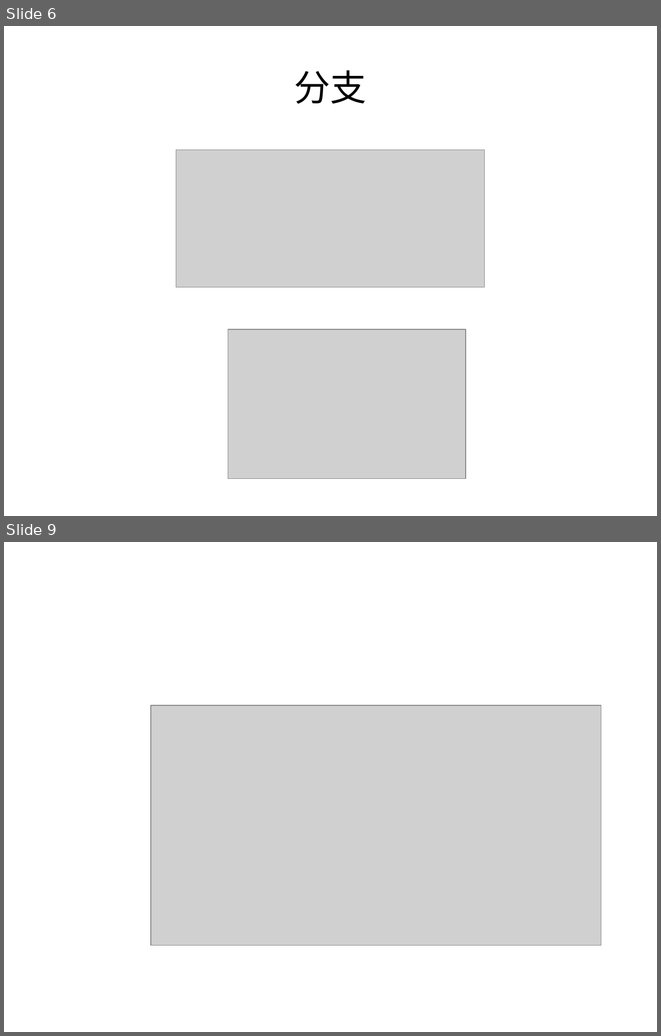
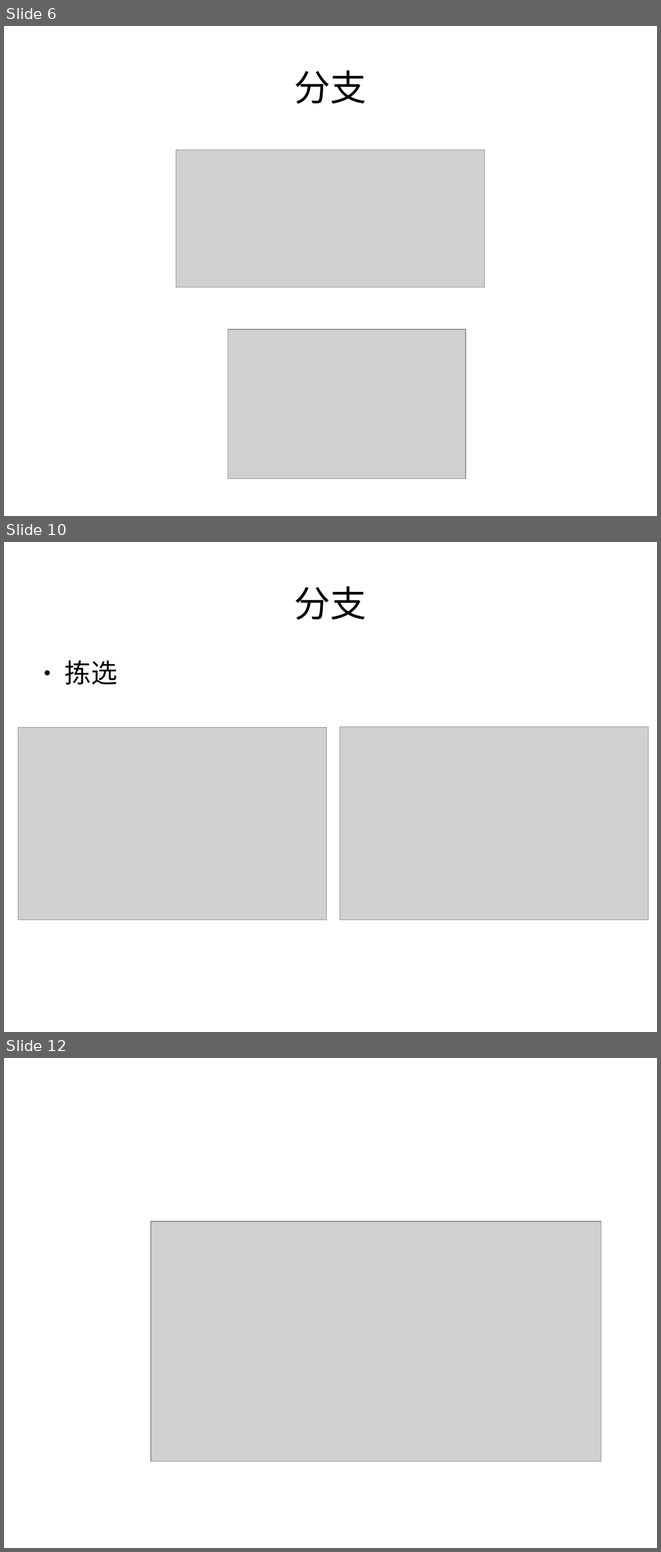
Before and after one commit to qintong91/RockerFmAndroid, a slide deck: git.odp. Shown one above the other, each under a label of ours: slides 6 and 9 before the commit, slides 6, 10 and 12 after it; the slides between them are not shown. The pictures are 661x1036 and 661x1552 pixels, drawn with LibreOffice and Linux fonts; fonts in the diff are those of the drawing; grey boxes stand for pictures. Boxes give left, top, right and bottom in pixels: in the first picture for what was removed or moved away, otherwise in the second. Text is boxed around its words. In the diff, an @@ line names an element or a change of style, - is before the commit and + after.

```diff
--- a/git.odp
+++ b/git.odp
@@ slide 10 added at bbox=[4, 542, 657, 1032], background #FFFFFF @@
@@ title added at bbox=[294, 586, 367, 620], 44 pt, text #000000 @@
+分支
@@ text added at bbox=[64, 660, 117, 685], 32 pt, text #000000 @@
+● 拣选
@@ picture added at bbox=[18, 728, 327, 920] @@
@@ picture added at bbox=[340, 727, 648, 920] @@
@@ what was slide 9 is now slide 12 @@
```
Also in this commit, not shown: 1 slide changed, 3 other slides added, 1 slide removed, 6 other files.
